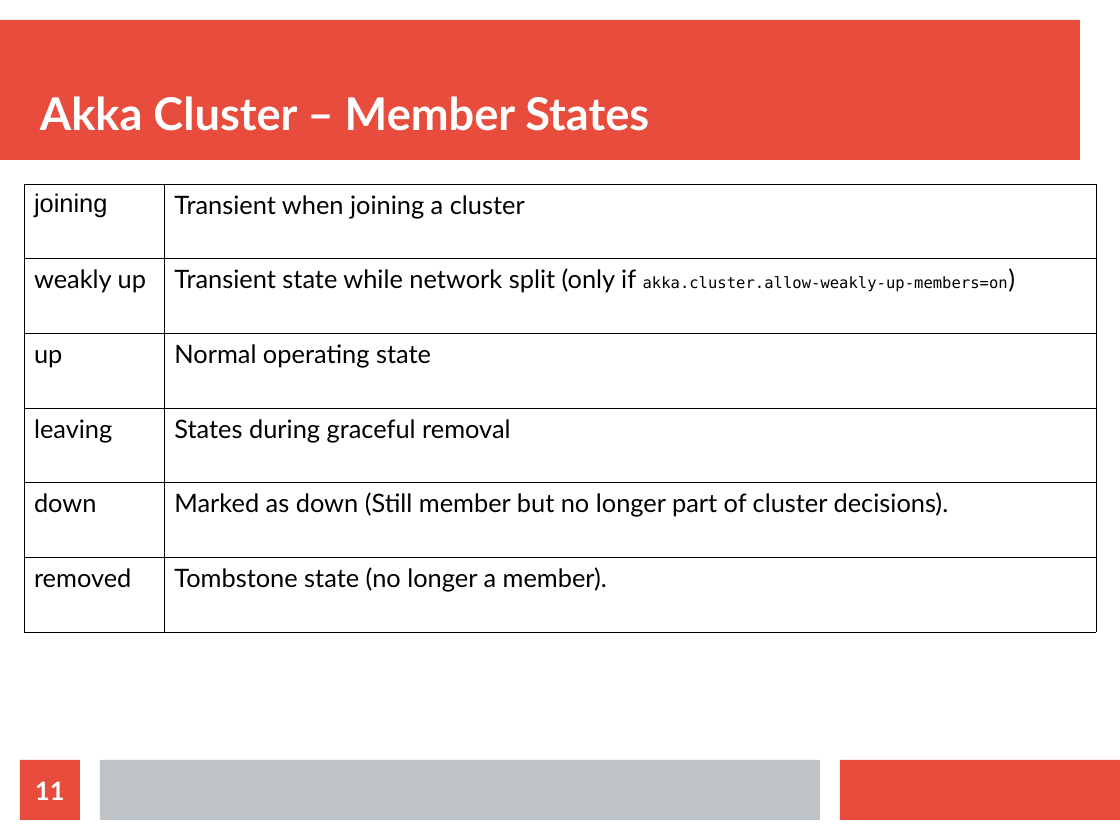
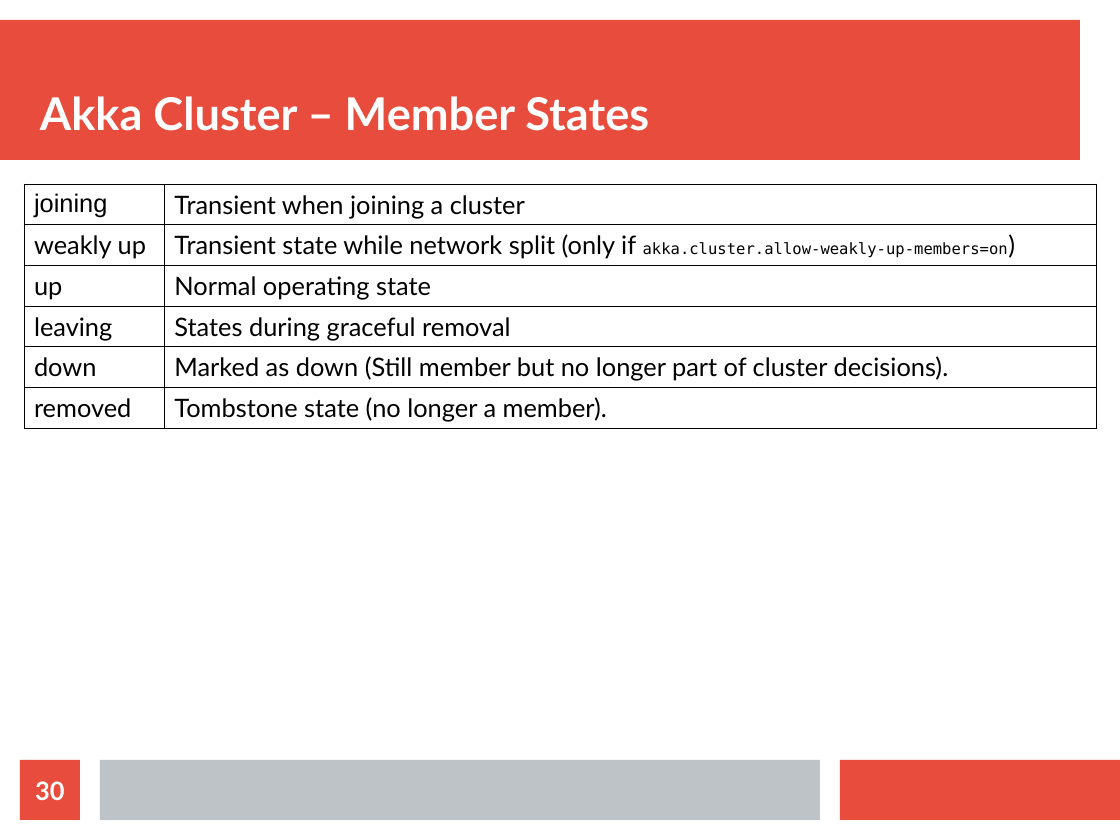
Before and after one commit to bytemania/akka-java-cluster, a slide deck: slide 30 of src/main/resources/res/presentation.odp (slide 11 before the commit). Drawn at 1120x840 pixels with LibreOffice and Linux fonts; fonts in the diff are those of the drawing. Boxes give left, top, right and bottom in pixels: in the first picture for what was removed or moved away, otherwise in the second. Text is boxed around its words. In the diff, an @@ line names an element or a change of style, - is before the commit and + after.

```diff
--- a/src/main/resources/res/presentation.odp
+++ b/src/main/resources/res/presentation.odp
@@ table: place and size @@
-table at [24,184,1097,632]
+table at [24,184,1097,426]
@@ page number at [35,781,64,800]: text changed @@
-11
+30
```
Also in this commit, not shown: 13 other slides changed, 23 slides added, 2 other files.
